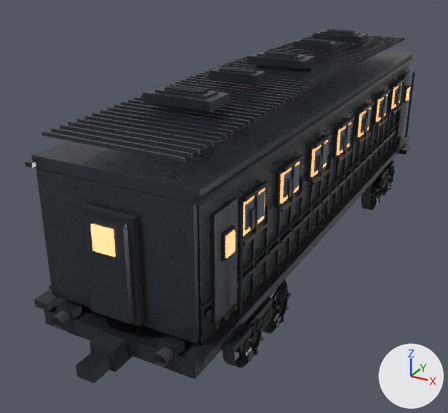
A saved change to the glTF model assets/train-in-the-fog/coaches-r1/coach_15_03_sleeper.glb.
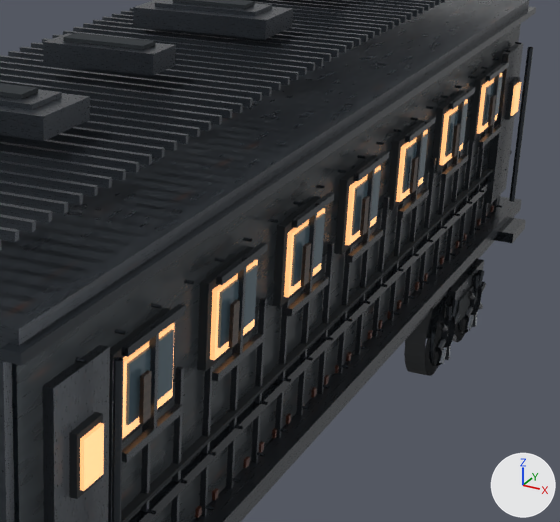
Old and new are each drawn whole from a 50 mm lens placed at (5.95, -13.61, 7.64), pointed at (-0.93, -1.1, 1.38) and again close up on the part from 43% to 95% of the width and 13% to 66% of the height. Arrows for +X, +Y and +Z are at lower right; the lights stay in place. The first two pictures are the older version. Where no turn or scale is listed for an object, it has been applied to the vertices.

The first close-up shows 'R1_SLEEPER_15_03_AXLE_1', 'R1_SLEEPER_15_03_AXLE_2', 'R1_SLEEPER_15_03_HULL'.
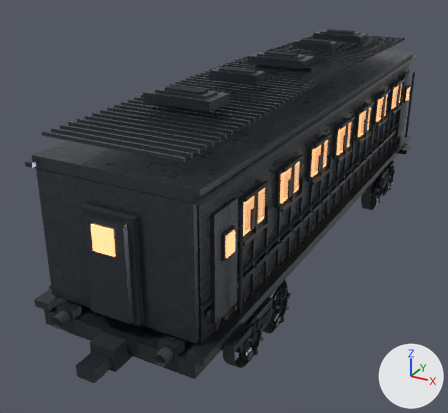
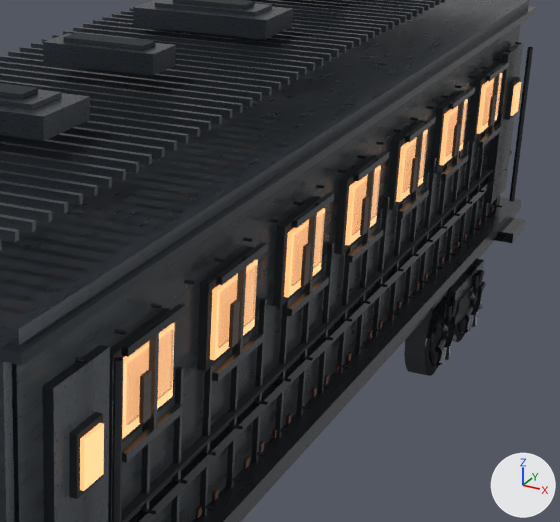
Edits to the bpy script that builds the scene:
```text
Change mat_damp_window_glass:
    where n0 = _N.new('ShaderNodeBsdfPrincipled'); n0.name = 'Principled BSDF'
    n0.inputs[2].default_value: 0.12 -> 0.18  # 'Roughness'
    add n4 = _N.new('ShaderNodeMath'); n4.name = 'Math'
    add n4.operation = 'MULTIPLY'
    add n4.inputs[1].default_value = 0.33  # 'Value'
    where n3 = _N.new('ShaderNodeVertexColor'); n3.name = 'Color Attribute'
    add _L.new(n4.outputs[0], n0.inputs[4])  # 'Value' to 'Alpha'
    add _L.new(n3.outputs[1], n4.inputs[0])  # 'Alpha' to 'Value'
```

Pixel boxes [x1, y1, x2, y2] of what changed, in the close-ups (560 x 522 px):
'R1_SLEEPER_15_03_HULL', surface changed
    both: [123, 73, 505, 428]
